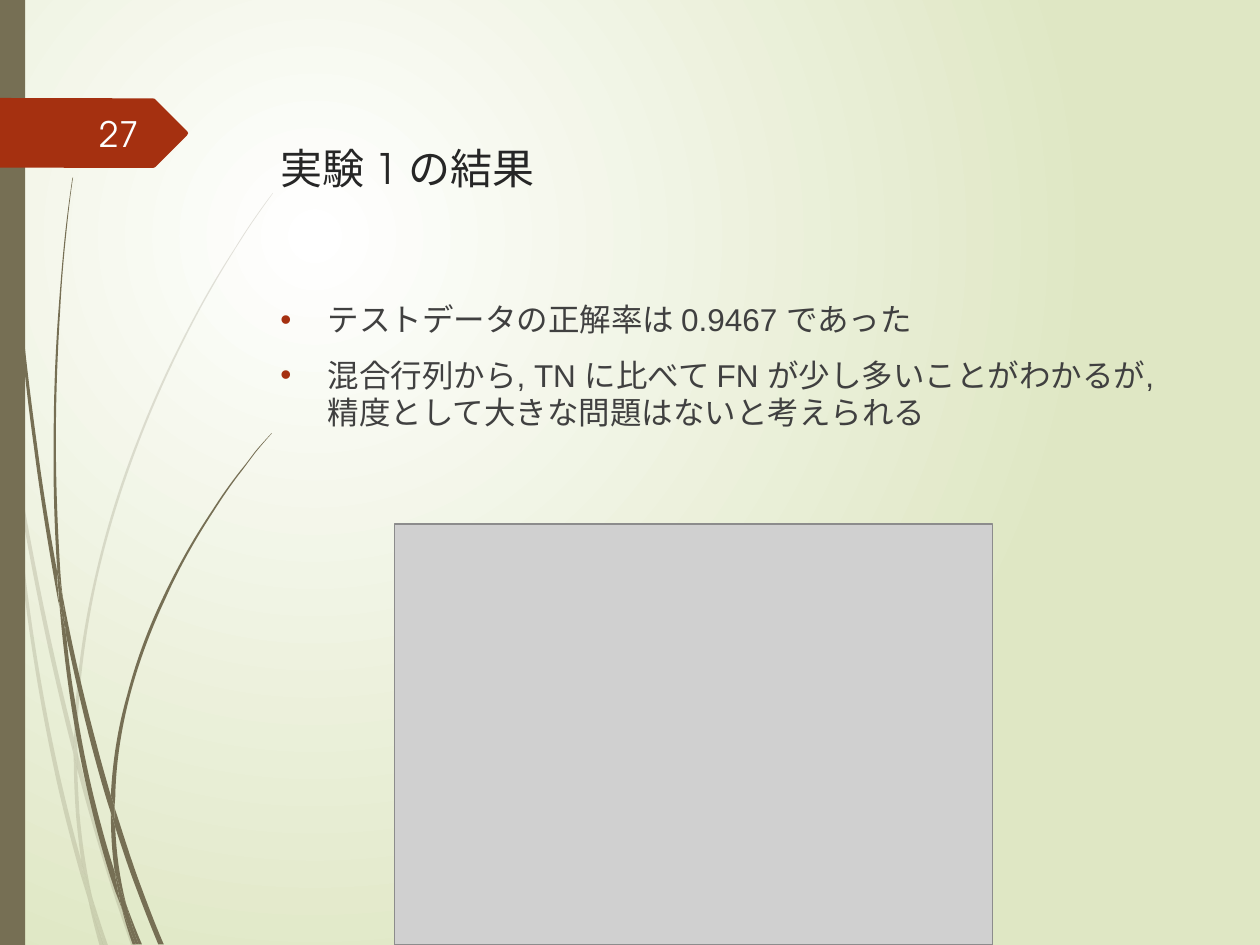
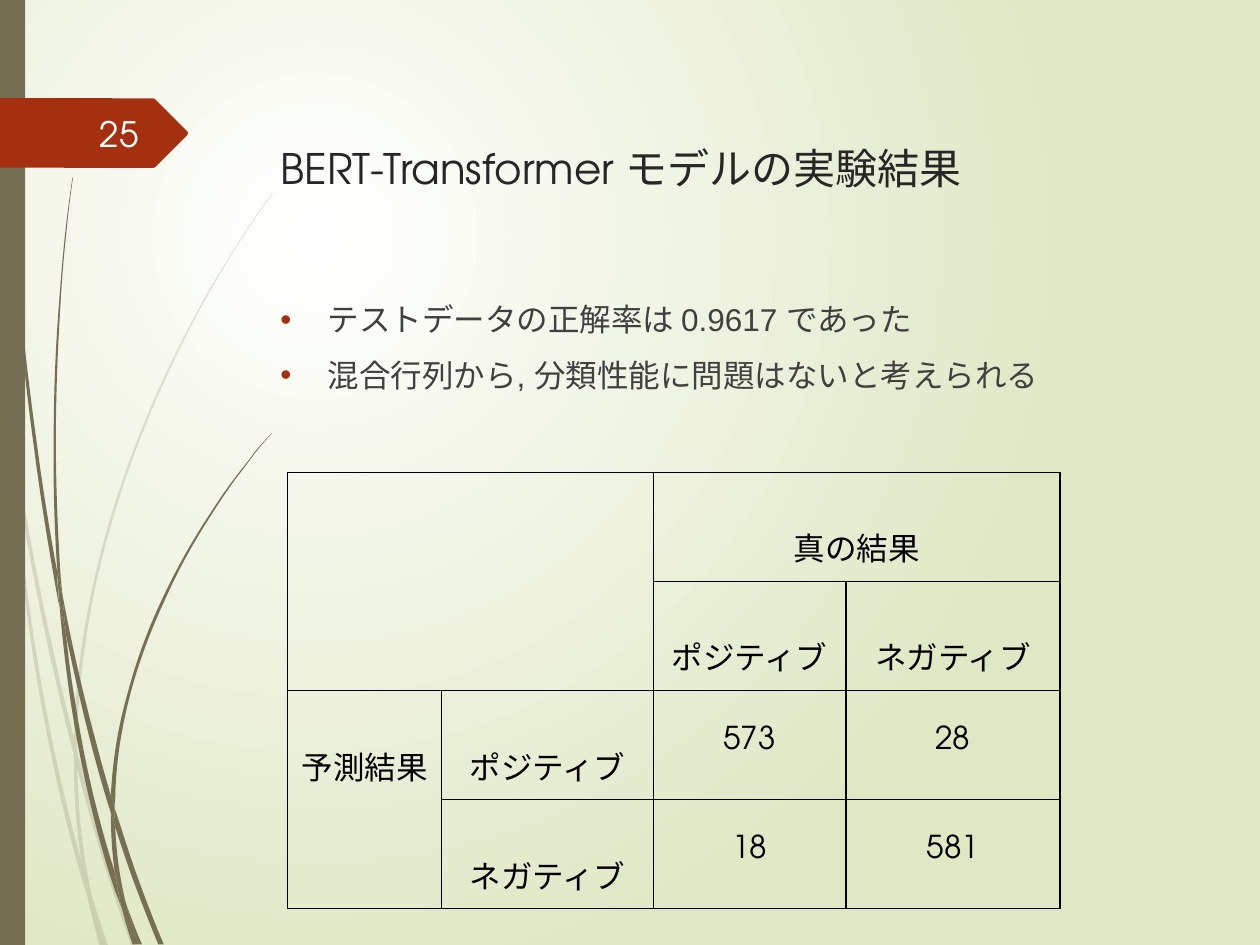
Before and after one commit to yuuki-kusumoto/kusumoto, a slide deck: slide 25 of 2021_prsn_2nd/後期研究発表会.pptx (slide 27 before the commit). Drawn at 1260x945 pixels with LibreOffice and Linux fonts; fonts in the diff are those of the drawing; grey boxes stand for pictures. Boxes give left, top, right and bottom in pixels: in the first picture for what was removed or moved away, otherwise in the second. Text is boxed around its words. In the diff, an @@ line names an element or a change of style, - is before the commit and + after.

```diff
--- a/2021_prsn_2nd/後期研究発表会.pptx
+++ b/2021_prsn_2nd/後期研究発表会.pptx
@@ page number at (100, 120, 139, 148): text changed @@
-27
+25
@@ title at (281, 148, 962, 188): text changed @@
-実験 1 の結果
+BERT-Transformer モデルの実験結果
@@ text at (328, 304, 1038, 391): text changed @@
-• テストデータの正解率は 0.9467 であった
-• 混合行列から, TN に比べて FN が少し多いことがわかるが, 精度として大きな問題はないと考えられる
+• テストデータの正解率は 0.9617 であった
+• 混合行列から, 分類性能に問題はないと考えられる
@@ table added at (287, 472, 1060, 908), 4 rows, 4 columns @@
+ |  | 真の結果 | 
+ |  | ポジティブ | ネガティブ
+予測結果 | ポジティブ | 573 | 28
+ | ネガティブ | 18 | 581
@@ picture removed at (394, 524, 992, 945) @@
```
Also in this commit, not shown: 28 other slides changed, 2 slides added, 1 slide removed, 1 other file.
